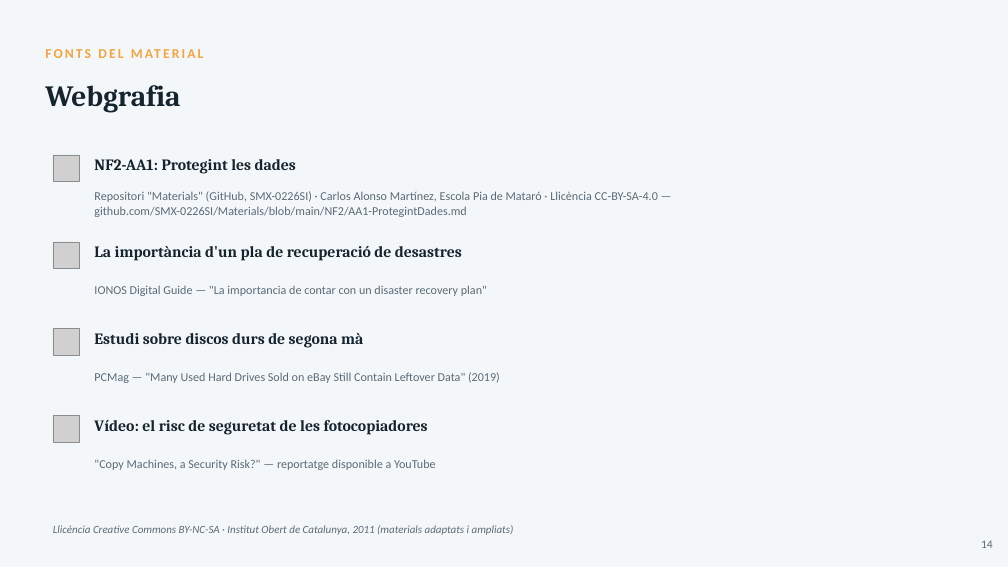
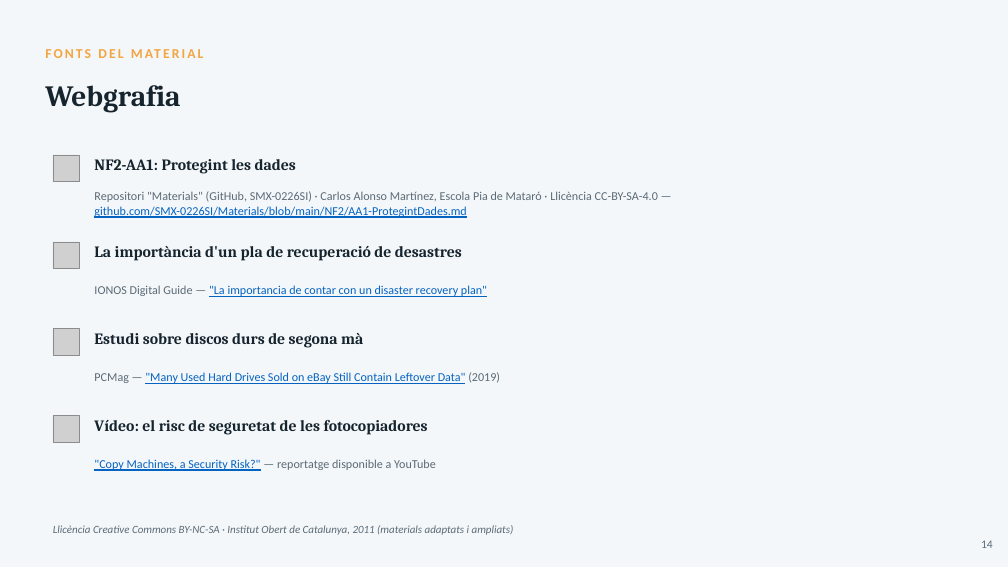
Before and after one commit to joansanchezescudero/SMX_0226_Seguretat_Informatica, a slide deck: slide 14 of RA2 - Emmagatzematge i copies de seguretat/AA1 - Protegint les dades/RA2_AA1_Protegint_les_dades.pptx. Drawn at 1008x567 pixels with LibreOffice and Linux fonts; fonts in the diff are those of the drawing; grey boxes stand for pictures. Boxes give left, top, right and bottom in pixels: in the first picture for what was removed or moved away, otherwise in the second. Text is boxed around its words. In the diff, an @@ line names an element or a change of style, - is before the commit and + after.

```diff
--- a/RA2 - Emmagatzematge i copies de seguretat/AA1 - Protegint les dades/RA2_AA1_Protegint_les_dades.pptx
+++ b/RA2 - Emmagatzematge i copies de seguretat/AA1 - Protegint les dades/RA2_AA1_Protegint_les_dades.pptx
@@ text "Repositori "Materials" (GitHub, SMX-0226SI) · ..." at (94,191,658,218): text colour #5B6B77 to #0563C1, underline on in "github.com/SMX-0226SI/Materials/blob/main/NF2/AA1-ProtegintD ..." @@
@@ text "IONOS Digital Guide — "La ..." at (94,285,487,297): text colour #5B6B77 to #0563C1, underline on in ""La importancia de contar con un disaster ..." @@
@@ text "PCMag — "Many Used Hard ..." at (94,372,500,384): text colour #5B6B77 to #0563C1, underline on in ""Many Used Hard Drives Sold on eBay ..." @@
@@ text ""Copy Machines, a Security Risk?" ..." at (94,459,436,471): text colour #5B6B77 to #0563C1, underline on in ""Copy Machines, a Security Risk?"" @@
```
Also in this commit, not shown: 1 other slide changed, 18 other files.
